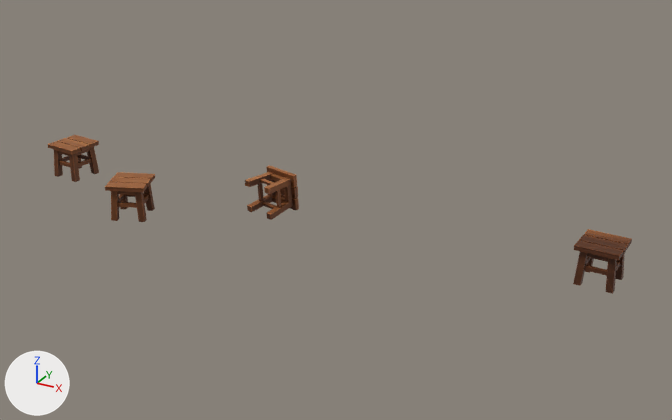
Before and after pictures for a commit that changed the FBX model Assets/Assets/Aldeia/Interior/Bancos/Bancos.fbx.
Both versions are drawn from a 50 mm lens placed at (68.06, -89.89, 5.15), pointed at (62.85, -80.41, 0.41). Lighting does not change. The marker at lower left points along +X, +Y and +Z. Where no turn or scale is listed for an object, it has been applied to the vertices.

The older version as bpy lines, for what is in view:
```python
me_cube_045 = bpy.data.meshes.new('Cube.045')
me_cube_045.from_pydata(...)  # 480 vertices, 272 faces; spans x 58.22..66.39, y -81.54..-79.86, z 0.09..0.61
me_cube_045.materials.append(mat_banco)
ob_banco01 = bpy.data.objects.new('Banco01', me_cube_045)
ob_banco01.location = (0.0, 0.0, 0.0)
```
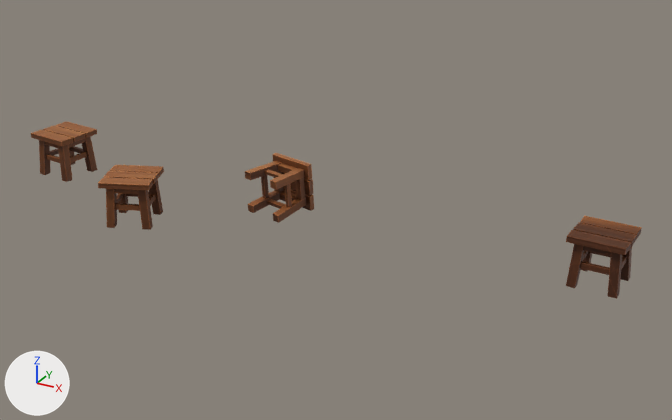
Pixel boxes [x1, y1, x2, y2] of what changed, in the pictures (672 x 420 px; the box of a moved part takes in the faces that stretch with it):
'Banco01', reshaped, moved (11% taller): before [47, 135, 632, 294]; after [31, 122, 642, 299]
part 1 of me_cube_045, moved or reshaped: before [574, 240, 624, 260]; after [566, 230, 631, 255]
part 2 of me_cube_045, moved or reshaped: before [579, 235, 628, 254]; after [573, 223, 636, 248]
part 3 of me_cube_045, moved or reshaped: before [584, 229, 632, 247]; after [580, 216, 642, 239]
part 4 of me_cube_045, moved or reshaped: before [606, 258, 617, 294]; after [608, 252, 623, 299]
part 5 of me_cube_045, moved or reshaped: before [573, 252, 588, 286]; after [566, 244, 584, 288]
part 6 of me_cube_045, moved or reshaped: before [616, 254, 624, 280]; after [621, 248, 632, 281]
part 7 of me_cube_045, moved or reshaped: before [585, 257, 594, 273]; after [581, 251, 592, 271]
part 8 of me_cube_045, moved or reshaped: before [587, 253, 608, 261]; after [583, 246, 611, 256]
part 9 of me_cube_045, moved or reshaped: before [616, 261, 620, 271]; after [621, 256, 627, 269]
part 10 of me_cube_045, moved or reshaped: before [586, 257, 591, 264]; after [582, 250, 588, 261]
part 11 of me_cube_045, moved or reshaped: before [584, 265, 607, 276]; after [580, 261, 610, 275]
part 12 of me_cube_045, moved or reshaped: before [47, 141, 81, 154]; after [31, 130, 73, 146]
part 13 of me_cube_045, moved or reshaped: before [57, 138, 90, 151]; after [43, 125, 85, 142]
part 14 of me_cube_045, moved or reshaped: before [67, 135, 99, 148]; after [56, 122, 97, 138]
part 15 of me_cube_045, moved or reshaped: before [69, 153, 80, 182]; after [58, 144, 72, 182]
part 16 of me_cube_045, moved or reshaped: before [54, 150, 63, 177]; after [39, 140, 50, 175]
part 17 of me_cube_045, moved or reshaped: before [87, 147, 99, 174]; after [82, 137, 97, 172]
part 18 of me_cube_045, moved or reshaped: before [77, 157, 82, 169]; after [69, 150, 76, 165]
part 19 of me_cube_045, moved or reshaped: before [77, 149, 90, 155]; after [69, 138, 85, 148]
part 20 of me_cube_045, moved or reshaped: before [105, 165, 299, 222]; after [98, 153, 314, 230]
part 21 of me_cube_045, moved or reshaped: before [58, 151, 91, 167]; after [44, 141, 87, 163]

Edits to the bpy script that builds the scene:
```text
Change me_cube_045:
    remove me_cube_045.from_pydata(...)  # 480 vertices, 272 faces; spans x 58.22..66.39, y -81.54..-79.86, z 0.09..0.61
    add me_cube_045.from_pydata(...)  # 480 vertices, 272 faces; spans x -3.68..4.81, y -1.25..0.74, z -0.39..0.28
    me_cube_045 part 1: the loose piece of 8 vertices spanning x 65.86..66.38, y -80.38..-80.21, z 0.54..0.6 is scaled about its middle by 1.29, then moved by (-61.66, 80.44, -0.36)
    me_cube_045 part 2: the loose piece of 8 vertices spanning x 65.87..66.38, y -80.21..-80.03, z 0.54..0.6 is scaled about its middle by 1.29, then moved by (-61.66, 80.49, -0.36)
    me_cube_045 part 3: the loose piece of 8 vertices spanning x 65.88..66.39, y -80.03..-79.86, z 0.54..0.6 is scaled about its middle by 1.29, then moved by (-61.66, 80.54, -0.36)
    me_cube_045 part 4: the loose piece of 8 vertices spanning x 66.24..66.35, y -80.35..-80.24, z 0.11..0.57 is scaled about its middle by 1.29, then moved by (-61.61, 80.44, -0.43)
    me_cube_045 part 5: the loose piece of 8 vertices spanning x 65.9..66.01, y -80.34..-80.23, z 0.11..0.57 is scaled about its middle by 1.29, then moved by (-61.71, 80.44, -0.43)
    me_cube_045 part 6: the loose piece of 8 vertices spanning x 66.25..66.36, y -80.01..-79.9, z 0.11..0.57 is scaled about its middle by 1.29, then moved by (-61.61, 80.54, -0.43)
    me_cube_045 part 7: the loose piece of 8 vertices spanning x 65.91..66.02, y -80.0..-79.89, z 0.11..0.57 is scaled about its middle by 1.29, then moved by (-61.71, 80.54, -0.43)
    me_cube_045 part 8: the loose piece of 8 vertices spanning x 65.97..66.27, y -80.32..-80.24, z 0.47..0.54 is scaled about its middle by 1.29, then moved by (-61.66, 80.44, -0.38)
    me_cube_045 part 9: the loose piece of 8 vertices spanning x 66.27..66.32, y -80.27..-79.98, z 0.29..0.35 is scaled about its middle by 1.29, then moved by (-61.61, 80.49, -0.43)
    me_cube_045 part 10: the loose piece of 8 vertices spanning x 65.93..65.98, y -80.26..-79.97, z 0.29..0.35 is scaled about its middle by 1.29, then moved by (-61.71, 80.49, -0.43)
    me_cube_045 part 11: the loose piece of 8 vertices spanning x 65.97..66.27, y -80.32..-80.27, z 0.29..0.35 is scaled about its middle by 1.29, then moved by (-61.66, 80.44, -0.43)
    me_cube_045 part 12: the loose piece of 8 vertices spanning x 58.22..58.75, y -80.74..-80.54, z 0.53..0.59 is scaled about its middle by 1.29, then moved by (-61.83, 80.45, -0.34)
    me_cube_045 part 13: the loose piece of 8 vertices spanning x 58.24..58.76, y -80.57..-80.36, z 0.53..0.59 is scaled about its middle by 1.29, then moved by (-61.82, 80.5, -0.34)
    me_cube_045 part 14: the loose piece of 8 vertices spanning x 58.26..58.78, y -80.39..-80.19, z 0.53..0.59 is scaled about its middle by 1.29, then moved by (-61.82, 80.55, -0.34)
    me_cube_045 part 15: the loose piece of 8 vertices spanning x 58.6..58.71, y -80.71..-80.59, z 0.09..0.56 is scaled about its middle by 1.29, then moved by (-61.78, 80.44, -0.41)
    me_cube_045 part 16: the loose piece of 8 vertices spanning x 58.26..58.37, y -80.68..-80.56, z 0.09..0.56 is scaled about its middle by 1.29, then moved by (-61.88, 80.45, -0.41)
    me_cube_045 part 17: the loose piece of 8 vertices spanning x 58.63..58.75, y -80.37..-80.25, z 0.09..0.56 is scaled about its middle by 1.29, then moved by (-61.77, 80.54, -0.41)
    me_cube_045 part 18: the loose piece of 8 vertices spanning x 58.29..58.4, y -80.34..-80.22, z 0.09..0.56 is scaled about its middle by 1.29, then moved by (-61.87, 80.55, -0.41)
    me_cube_045 part 19: the loose piece of 8 vertices spanning x 58.61..58.71, y -80.63..-80.33, z 0.46..0.53 is scaled about its middle by 1.29, then moved by (-61.78, 80.49, -0.36)
    me_cube_045 part 20: 240 of 480 vertices moved; they spanned x 59.87..62.05, y -81.54..-79.9, z 0.09..0.61 and now span x -1.77..0.57, y -1.25..0.74, z -0.39..0.28; mean shift (-61.55, 80.47, -0.41); largest move (61.56, -79.9, 0.1) -> (-0.07, 0.74, -0.38)
    me_cube_045 part 21: 48 of the vertices in x 58.3..58.7, y -80.67..-80.26, z 0.28..0.53 are scaled about their middle by 1.29, then moved by (-61.82, 80.5, -0.39)
Change ob_banco01:
    ob_banco01.location: (0.0, 0.0, 0.0) -> (61.66, -80.49, 0.48)
```
